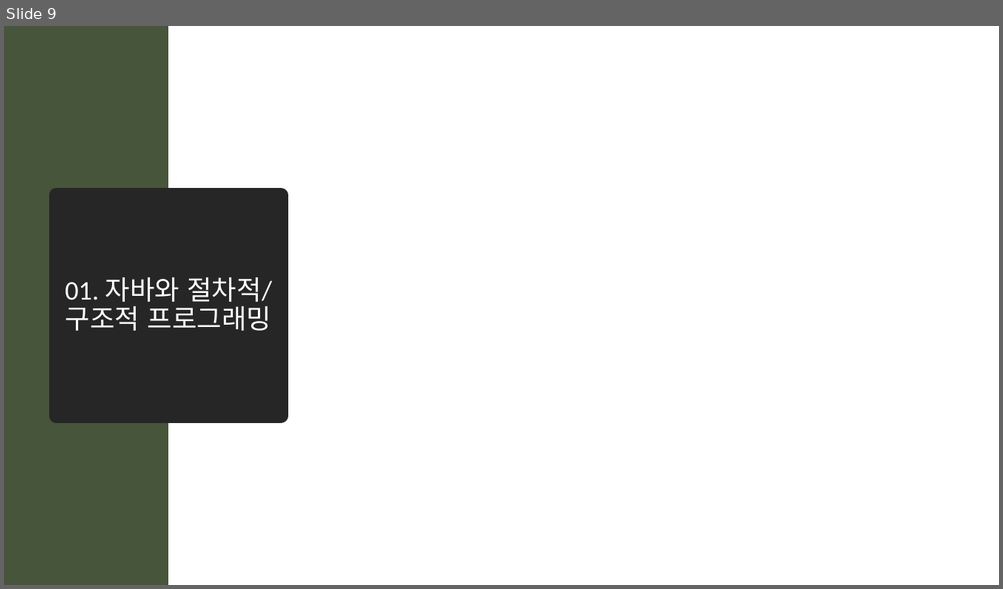
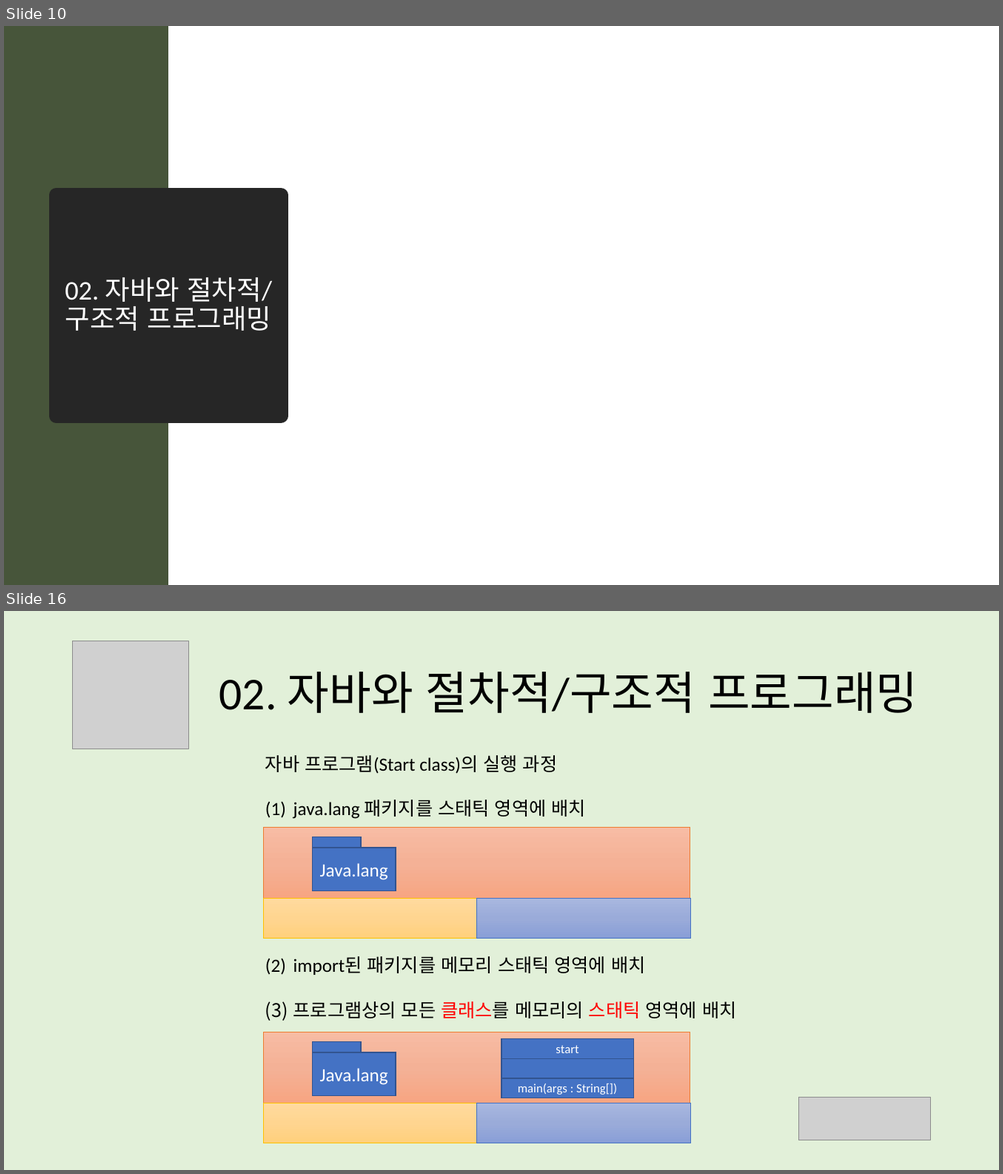
Before and after one commit to mazdah/HTTPTest, a slide deck: docs/스프링 입문을 위한 객체 지향의 원리와 이해 .pptx. Shown one above the other, each under a label of ours: slide 9 before the commit, slides 10 and 16 after it; the slides between them are not shown. The pictures are 1003x589 and 1003x1174 pixels, drawn with LibreOffice and Linux fonts; fonts in the diff are those of the drawing; grey boxes stand for pictures; background and template pictures are left out. Boxes give left, top, right and bottom in pixels: in the first picture for what was removed or moved away, otherwise in the second. Text is boxed around its words. In the diff, an @@ line names an element or a change of style, - is before the commit and + after.

```diff
--- a/docs/스프링 입문을 위한 객체 지향의 원리와 이해 .pptx
+++ b/docs/스프링 입문을 위한 객체 지향의 원리와 이해 .pptx
@@ slide 16 added at [4,611,999,1170], background #E2F0D9 @@
@@ picture added at [73,641,189,749] @@
@@ title added at [219,672,917,713], 44 pt, text #000000 @@
+02. 자바와 절차적/구조적 프로그래밍
@@ text added at [265,755,736,1019], 18 pt, text #000000 @@
+  자바 프로그램(Start class)의 실행 과정
+  (1) java.lang 패키지를 스태틱 영역에 배치
+  (2) import된 패키지를 메모리 스태틱 영역에 배치
+  (3) 프로그램상의 모든 클래스를 메모리의 스태틱 영역에 배치
@@ rectangle added at [264,827,691,898], fill gradient #F7BDA5 to #F5B196 to #F8A582, outline #ED7D31 0.5 pt @@
@@ rectangle added at [312,837,361,848], fill #4472C4, outline #325491 1 pt @@
@@ rectangle added at [312,849,395,891], fill #4472C4, outline #325491 1 pt, 18 pt, text #FFFFFF @@
+Java.lang
@@ rectangle added at [264,899,477,940], fill gradient #FFDB9E to #FFD590 to #FFD07C, outline #FFC000 0.5 pt @@
@@ rectangle added at [477,899,691,940], fill gradient #A8B7DF to #9AABD9 to #889ED7, outline #4472C4 0.5 pt @@
@@ rectangle added at [264,1033,691,1103], fill gradient #F7BDA5 to #F5B196 to #F8A582, outline #ED7D31 0.5 pt @@
@@ rectangle added at [312,1042,361,1053], fill #4472C4, outline #325491 1 pt @@
@@ rectangle added at [312,1053,395,1096], fill #4472C4, outline #325491 1 pt, 18 pt, text #FFFFFF @@
+Java.lang
@@ rectangle added at [502,1039,634,1059], fill #4472C4, outline #325491 1 pt, 12 pt, text #FFFFFF @@
+start
@@ rectangle added at [502,1059,634,1079], fill #4472C4, outline #325491 1 pt @@
@@ rectangle added at [502,1079,634,1098], fill #4472C4, outline #325491 1 pt, 12 pt, text #FFFFFF @@
+main(args : String[])
@@ picture added at [799,1097,930,1141] @@
@@ rectangle added at [264,1103,477,1144], fill gradient #FFDB9E to #FFD590 to #FFD07C, outline #FFC000 0.5 pt @@
@@ rectangle added at [477,1103,691,1144], fill gradient #A8B7DF to #9AABD9 to #889ED7, outline #4472C4 0.5 pt @@
@@ what was slide 9 is now slide 10 @@
@@ slide 10 changed as well @@
@@ title at [65,278,272,331]: text changed @@
-01. 자바와 절차적/
-구조적 프로그래밍
+02. 자바와 절차적/
+구조적 프로그래밍
```
Also in this commit, not shown: 6 other slides changed, 77 other slides added.
